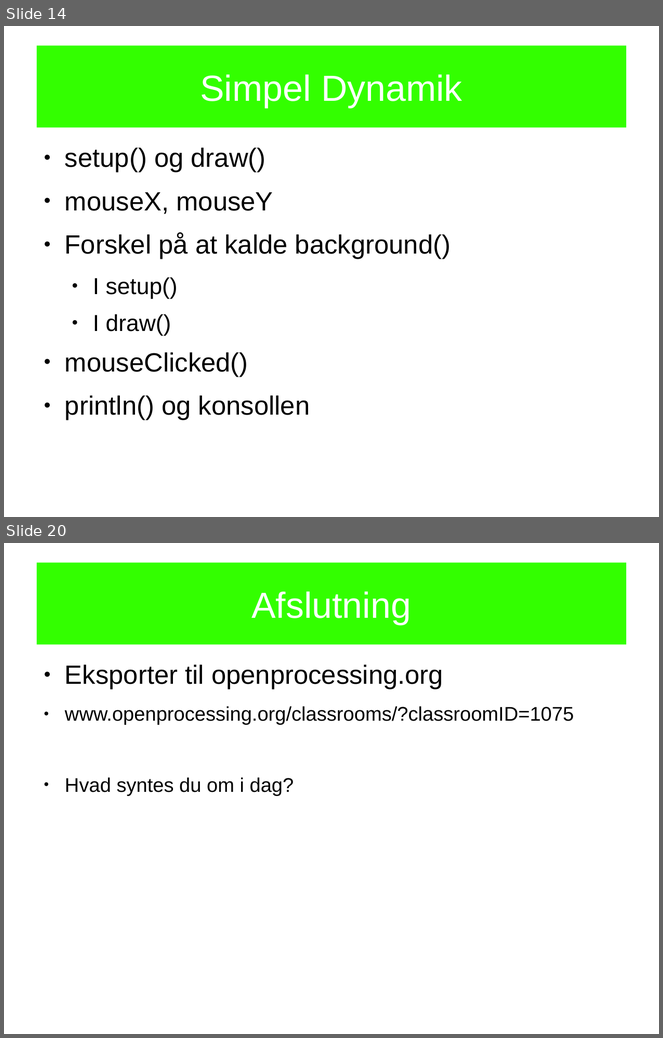
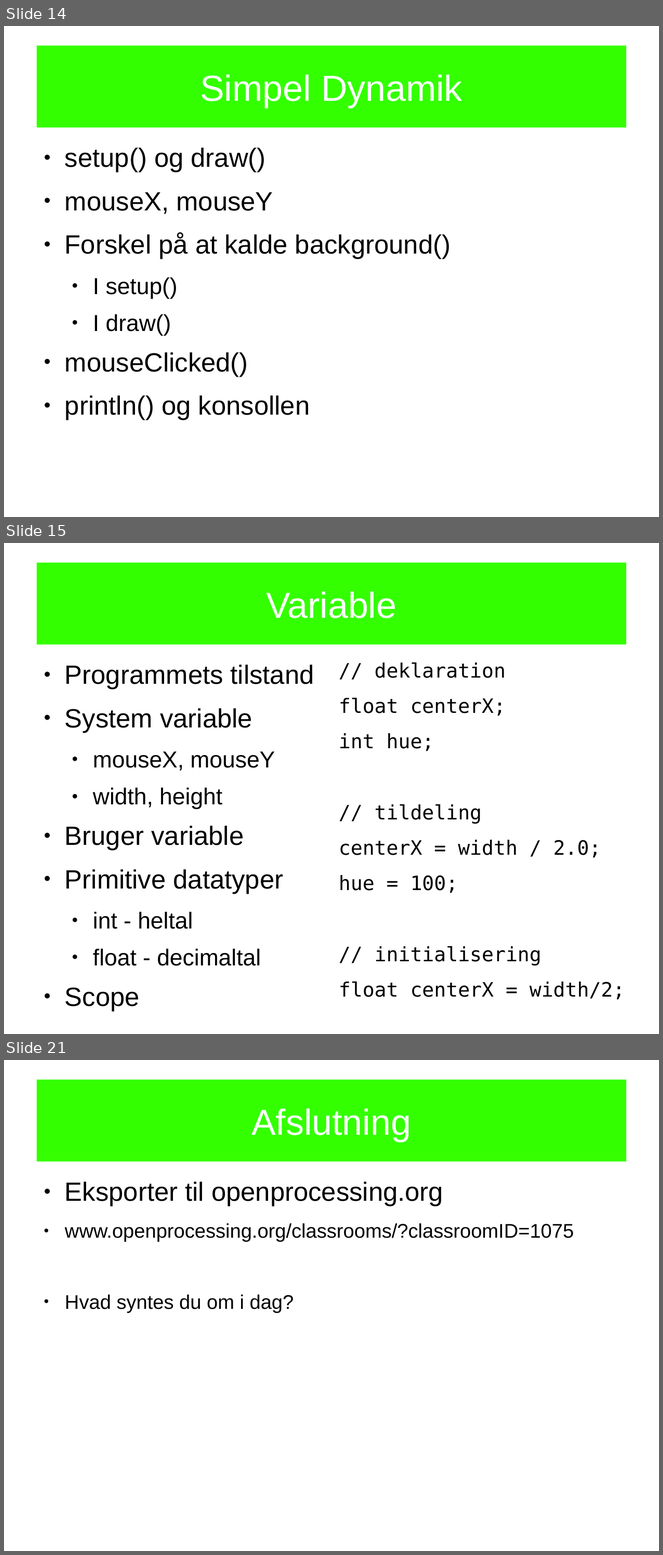
Before and after one commit to openspaceaarhus/Processing-workshops, a slide deck: slides/workshop1/workshop1.odp. Shown one above the other, each under a label of ours: slides 14 and 20 before the commit, slides 14, 15 and 21 after it; the slides between them are not shown. The pictures are 663x1038 and 663x1555 pixels, drawn with LibreOffice and Linux fonts; fonts in the diff are those of the drawing. Boxes give left, top, right and bottom in pixels: in the first picture for what was removed or moved away, otherwise in the second. Text is boxed around its words. In the diff, an @@ line names an element or a change of style, - is before the commit and + after.

```diff
--- a/slides/workshop1/workshop1.odp
+++ b/slides/workshop1/workshop1.odp
@@ slide 15 added at box(4, 543, 659, 1034), background #FFFFFF @@
@@ title added at box(37, 563, 626, 645), fill #33FF00, 44 pt, text #FFFFFF @@
+Variable
@@ text added at box(65, 665, 314, 966), 32 pt, text #000000 @@
+● Programmets tilstand
+● System variable
+  ● mouseX, mouseY
+  ● width, height
+● Bruger variable
+● Primitive datatyper
+  ● int - heltal
+  ● float - decimaltal
+● Scope
@@ text added at box(339, 662, 625, 1000), 24 pt, text #000000 @@
+// deklaration
+float centerX;
+int hue;
+// tildeling
+centerX = width / 2.0;
+hue = 100;
+// initialisering
+float centerX = width/2;
@@ what was slide 20 is now slide 21 @@
```
Also in this commit, not shown: 9 slides changed, 1 other slide added, 1 slide removed, 1 other file.
